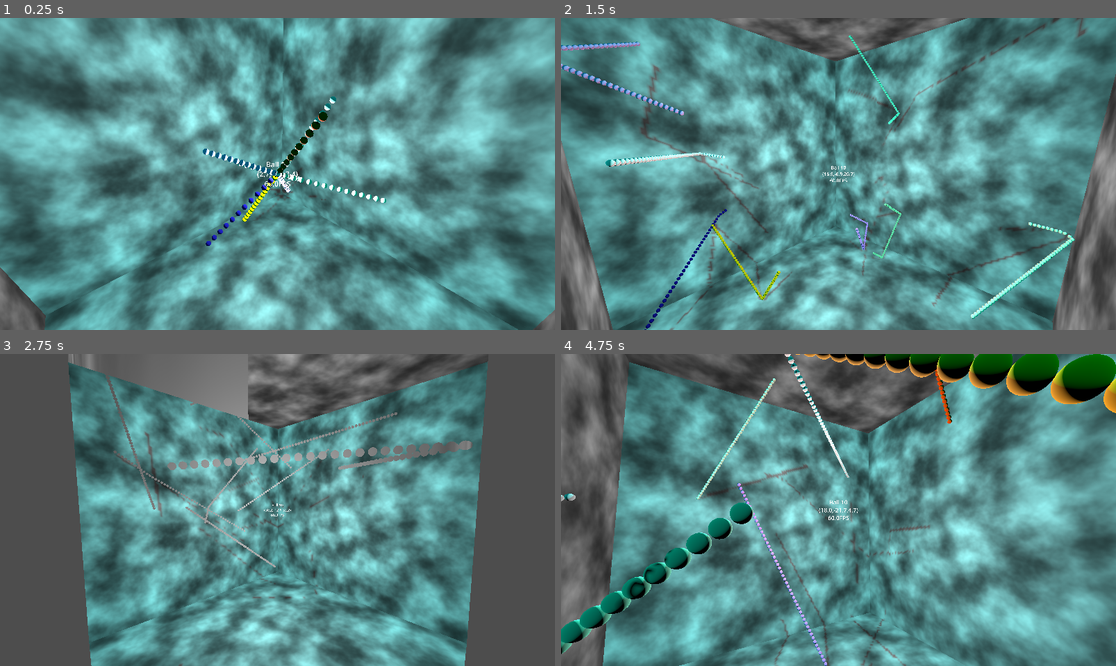
Above: before the commit, frames 1-4 (two rows, left to right).
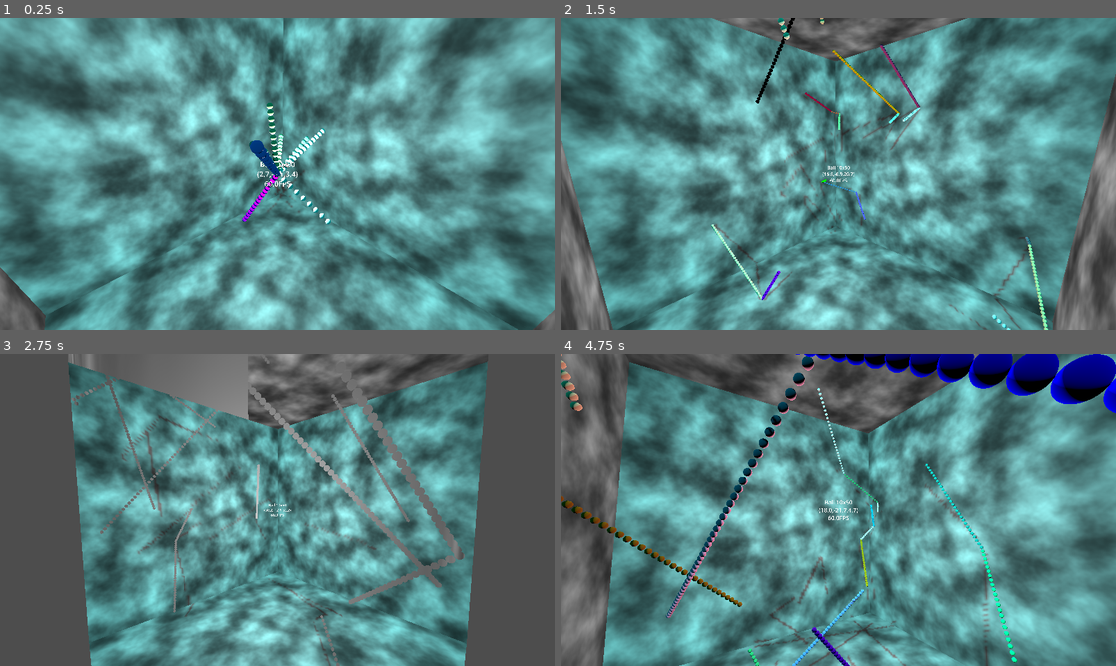
Above: after the commit, the same moments.

Repository: kasworld/gd4game3d
Game: Godot game, scene res://main.tscn
Same seed, same stepped clock (60 frames per second), same inputs: the game is played once before the commit and once after it.
Inputs:
- Up to frame 1 (0.25 s): no input
- Up to frame 2 (1.5 s): no input
- Up to frame 3 (2.75 s): no input
- Up to frame 4 (4.75 s): no input

The runs differ from the first frame. In frame 1, 1.8% of the frame differs, in the area x 36-70%, y 25-74%; in frame 2, 4.3%; in frame 3, 5.3%; in frame 4, 11%, in the area x 0-100%, y 0-100%.

Commit message:
ball color changed on bounce

Diff:
--- a/ball/ball.gd
+++ b/ball/ball.gd
@@ -2,25 +2,36 @@
 
 var velocity :Vector3
 var bounce_area :AABB
-var radius :float
+var radius :float = 0.5
 var speed_max :float
 var speed_min :float
 var sphere_count :int
 var sphere_list = []
 var sphere_cursor :int
+var color_mat_list = []
+var current_mat :Material
 
-func init(ba :AABB, count :int, mesh :Mesh)->void:
+func init(ba :AABB, count :int, comats :Array)->void:
+	color_mat_list = comats
 	bounce_area = ba
 	sphere_count = count
-	radius = mesh.radius
 	speed_max = radius * 300
 	speed_min = radius * 120
 	velocity = Vector3( (randf()-0.5)*speed_max,(randf()-0.5)*speed_max,(randf()-0.5)*speed_max)
+	current_mat = color_mat_list.pick_random()
 	for i in sphere_count:
 		var sp = MeshInstance3D.new()
-		sp.mesh = mesh
+		sp.mesh = new_mesh(radius,current_mat)
 		add_child(sp)
 		sphere_list.append(sp)
+
+func new_mesh(r :float, mat :Material)->Mesh:
+	var mesh = SphereMesh.new()
+	mesh.radius = r
+	#mesh.radial_segments = 100
+	#mesh.rings = 100
+	mesh.material = mat
+	return mesh
 
 func move(delta :float)->void:
 	var old_sphere = sphere_list[sphere_cursor%sphere_count]
@@ -33,10 +44,16 @@
 	var bn = Bounce.bounce3d(sp.position,velocity,bounce_area,radius)
 	sp.position = bn.position
 	velocity = bn.velocity
+	var bounced = false
 	for i in 3:
 		# change vel on bounce
 		if bn.bounced[i] != 0 :
 			velocity[i] = -random_positive(speed_max/2)*bn.bounced[i]
+			bounced = true
+
+	if bounced :
+		current_mat = color_mat_list.pick_random()
+	sp.mesh.material = current_mat
 
 	if velocity.length() > speed_max:
 		velocity = velocity.normalized() * speed_max
--- a/ball/ball.tscn
+++ b/ball/ball.tscn
@@ -1,18 +1,6 @@
-[gd_scene load_steps=3 format=3 uid="uid://cy34xu36jq84y"]
+[gd_scene load_steps=2 format=3 uid="uid://cy34xu36jq84y"]
 
 [ext_resource type="Script" path="res://ball/ball.gd" id="1_wik6k"]
 
-[sub_resource type="StandardMaterial3D" id="StandardMaterial3D_c7uip"]
-resource_local_to_scene = true
-metallic = 1.0
-clearcoat_enabled = true
-
 [node name="Ball" type="Node3D"]
 script = ExtResource("1_wik6k")
-
-[node name="Sphere" type="CSGSphere3D" parent="."]
-visible = false
-radius = 0.2
-radial_segments = 100
-rings = 100
-material = SubResource("StandardMaterial3D_c7uip")
--- a/main.gd
+++ b/main.gd
@@ -4,29 +4,26 @@
 
 const BALL_COUNT = 10
 const TAIL_COUNT = 50
-const RADIUS = 0.5
 var ball_list = []
 var b_box :AABB
+var color_mat_list = []
+
 func _ready() -> void:
 	$DirectionalLight3D.position = $BoundBox.size *0.45
 	$DirectionalLight3D.look_at(Vector3.ZERO)
 	b_box = AABB( $BoundBox.position -$BoundBox.size/2, $BoundBox.size)
-	add_ball(TAIL_COUNT, NamedColorList.color_list.pick_random()[0])
+	for i in NamedColorList.color_list:
+		var co = i[0]
+		color_mat_list.append(new_mat(co))
+
+	add_ball(TAIL_COUNT)
 	$MovingCamera.init( b_box, Vector3.ZERO, ball_list[0] )
 
-func add_ball(tc :int, co :Color)->void:
+func add_ball(tc :int)->void:
 	var ball = ball_scene.instantiate()
-	ball.init( b_box, tc, new_mesh(RADIUS, co) )
+	ball.init( b_box, tc, color_mat_list)
 	ball_list.append(ball)
 	add_child(ball)
-
-func new_mesh(r :float, co: Color)->Mesh:
-	var mesh = SphereMesh.new()
-	mesh.radius = r
-	#mesh.radial_segments = 100
-	#mesh.rings = 100
-	mesh.material = new_mat(co)
-	return mesh
 
 func new_mat(co: Color)->Material:
 	var mat = StandardMaterial3D.new()
@@ -37,9 +34,9 @@
 
 func _process(delta: float) -> void:
 	if ball_list.size() < BALL_COUNT:
-		add_ball(TAIL_COUNT,  NamedColorList.color_list.pick_random()[0])
+		add_ball(TAIL_COUNT)
 
-	$LabelInfo.text = "Ball %d\n(%.1f,%.1f,%.1f)\n%.1fFPS" % [
-		ball_list.size(),
+	$LabelInfo.text = "Ball %dx%d\n(%.1f,%.1f,%.1f)\n%.1fFPS" % [
+		ball_list.size(),TAIL_COUNT,
 		$MovingCamera.position.x, $MovingCamera.position.y, $MovingCamera.position.z,
 		1.0/delta]
